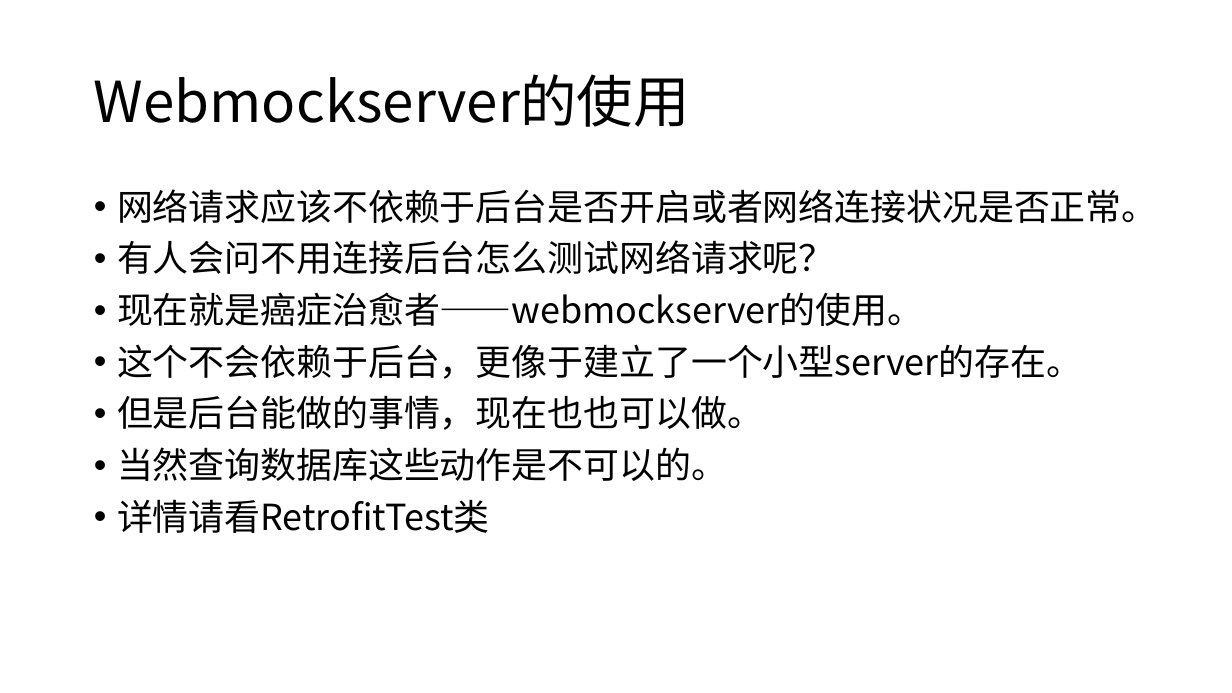
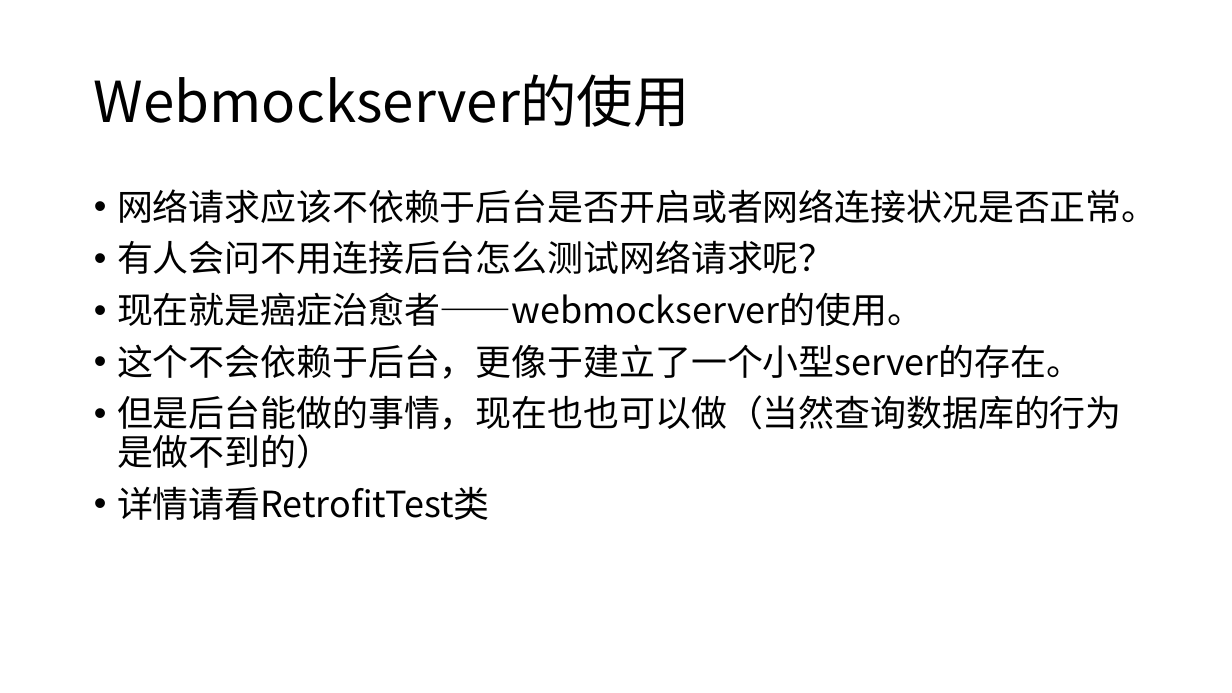
Before and after one commit to linhou/AndroidTest, a slide deck: slide 14 of 单元测试.pptx. Drawn at 1232x693 pixels with LibreOffice and Linux fonts; fonts in the diff are those of the drawing. Boxes give left, top, right and bottom in pixels: in the first picture for what was removed or moved away, otherwise in the second. Text is boxed around its words. In the diff, an @@ line names an element or a change of style, - is before the commit and + after.

```diff
--- a/单元测试.pptx
+++ b/单元测试.pptx
@@ text at bbox=[117, 395, 1122, 469]: text changed @@
-• 但是后台能做的事情，现在也也可以做。
-• 当然查询数据库这些动作是不可以的。
+• 但是后台能做的事情，现在也也可以做（当然查询数据库的行为是做不到的）
```
Also in this commit, not shown: 12 other slides changed, 5 slides added, 3 slides removed, 8 other files.
